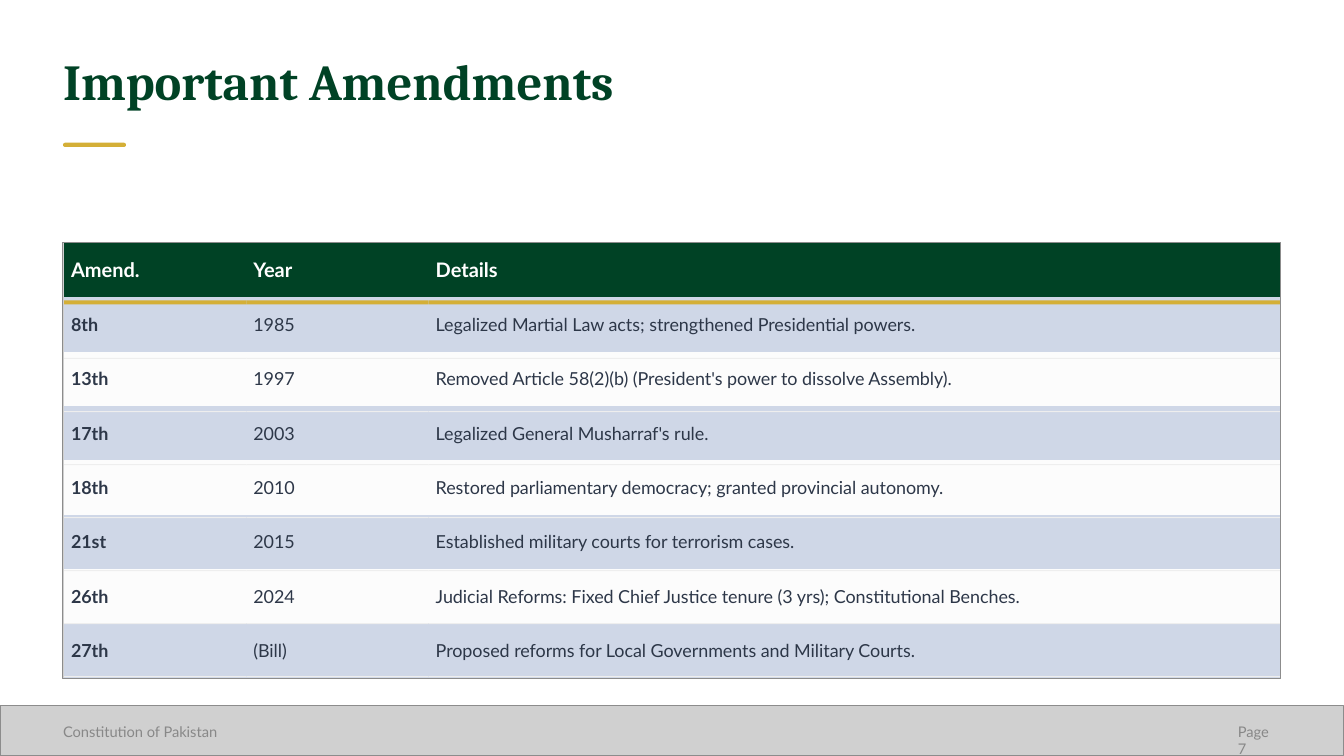
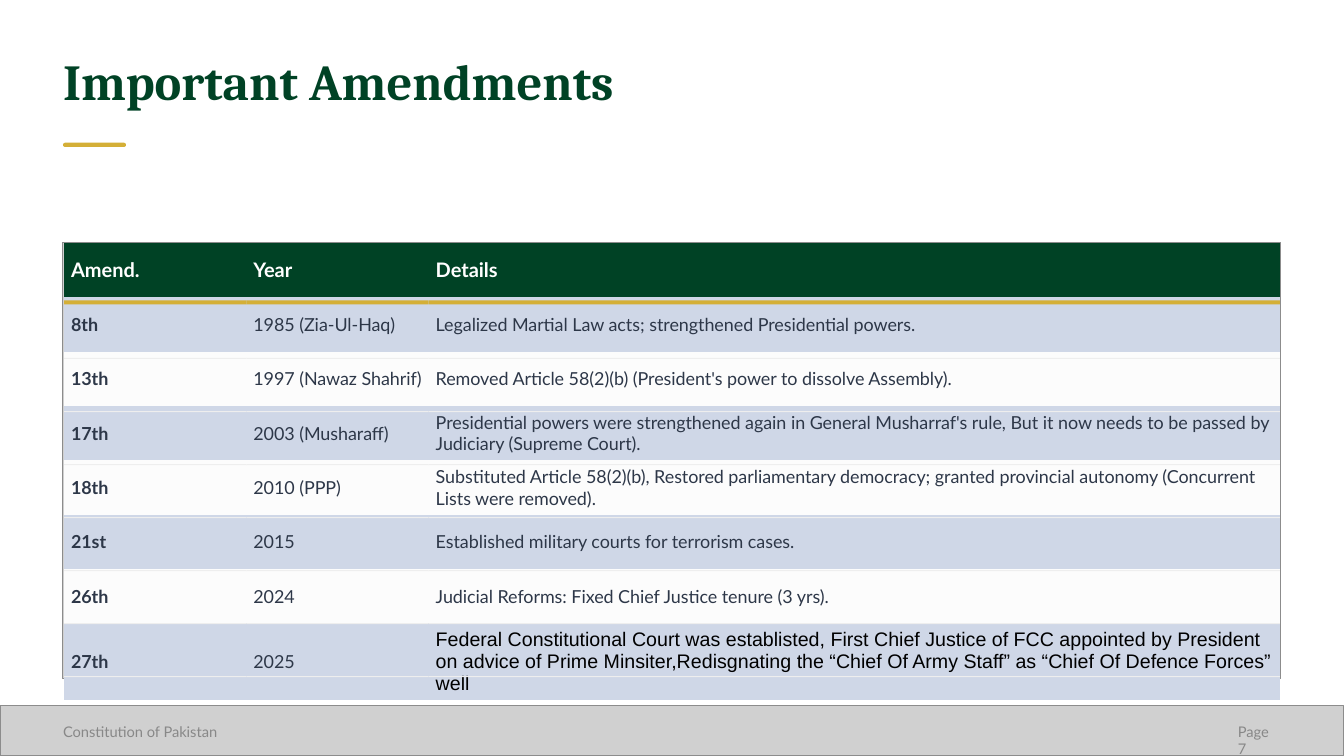
Before and after one commit to MediaHouseBlog/ICP-Presentation, a slide deck: slide 7 of (ICP Presentation)Procedures for Amending the Constitution.pptx. Drawn at 1344x756 pixels with LibreOffice and Linux fonts; fonts in the diff are those of the drawing; grey boxes stand for pictures. Boxes give left, top, right and bottom in pixels: in the first picture for what was removed or moved away, otherwise in the second. Text is boxed around its words. In the diff, an @@ line names an element or a change of style, - is before the commit and + after.

```diff
--- a/(ICP Presentation)Procedures for Amending the Constitution.pptx
+++ b/(ICP Presentation)Procedures for Amending the Constitution.pptx
@@ table at [65,243,1280,694] @@
-row 2, column 2: 1985
+row 2, column 2: 1985 (Zia-Ul-Haq)
-row 3, column 2: 1997
+row 3, column 2: 1997 (Nawaz Shahrif)
-row 4, column 2: 2003
+row 4, column 2: 2003 (Musharaff)
-row 4, column 3: Legalized General Musharraf's rule.
+row 4, column 3: Presidential powers were strengthened again in General Musharraf's rule, But it now needs to be passed by Judiciary (Supreme Court).
-row 5, column 2: 2010
+row 5, column 2: 2010 (PPP)
-row 5, column 3: Restored parliamentary democracy; granted provincial autonomy.
+row 5, column 3: Substituted Article 58(2)(b), Restored parliamentary democracy; granted provincial autonomy (Concurrent Lists were removed).
-row 7, column 3: Judicial Reforms: Fixed Chief Justice tenure (3 yrs); Constitutional Benches.
+row 7, column 3: Judicial Reforms: Fixed Chief Justice tenure (3 yrs).
-row 8, column 2: (Bill)
+row 8, column 2: 2025
-row 8, column 3: Proposed reforms for Local Governments and Military Courts.
+row 8, column 3: Federal Constitutional Court was establisted, First Chief Justice of FCC appointed by President on advice of Prime Minsiter,Redisgnating the “Chief Of Army Staff” as “Chief Of Defence Forces” well
```
Also in this commit, not shown: 2 other slides changed.
